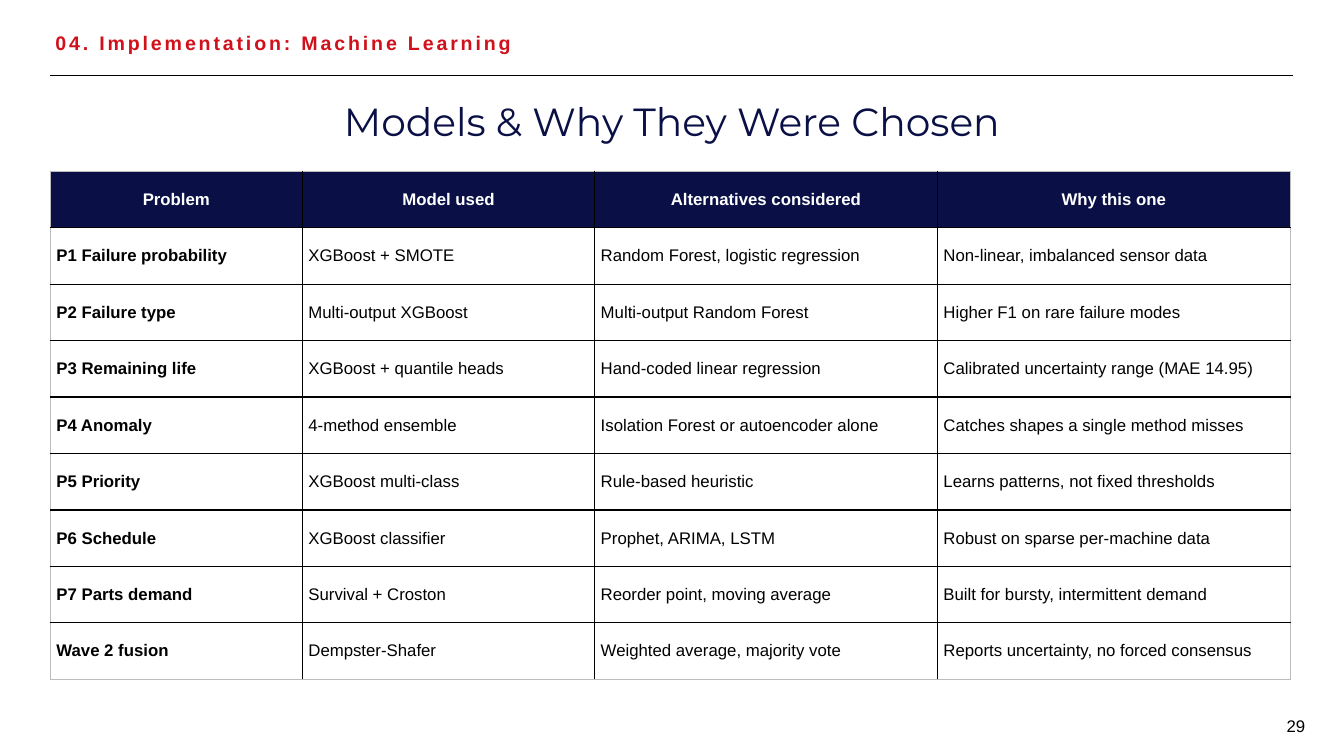
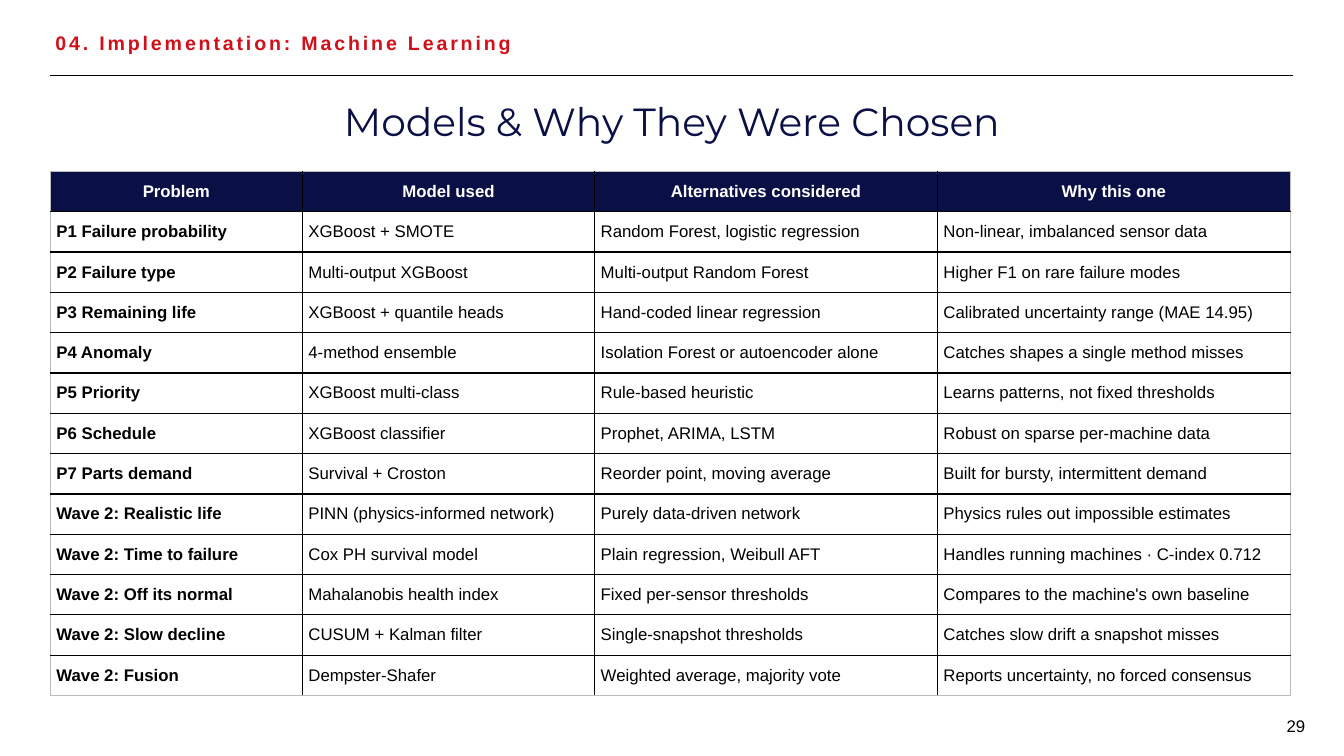
Before and after one commit to hamzAmbarki2/EAMSagemCOm, a slide deck: slide 29 of presentation/technical_defense_final_v2.pptx. Drawn at 1344x756 pixels with LibreOffice and Linux fonts; fonts in the diff are those of the drawing. Boxes give left, top, right and bottom in pixels: in the first picture for what was removed or moved away, otherwise in the second. Text is boxed around its words. In the diff, an @@ line names an element or a change of style, - is before the commit and + after.

```diff
--- a/presentation/technical_defense_final_v2.pptx
+++ b/presentation/technical_defense_final_v2.pptx
@@ table at [50, 171, 1291, 696] @@
-row 9: Wave 2 fusion | Dempster-Shafer | Weighted average, majority vote | Reports uncertainty, no forced consensus
+row 9: Wave 2: Realistic life | PINN (physics-informed network) | Purely data-driven network | Physics rules out impossible estimates
+row 10: Wave 2: Time to failure | Cox PH survival model | Plain regression, Weibull AFT | Handles running machines · C-index 0.712
+row 11: Wave 2: Off its normal | Mahalanobis health index | Fixed per-sensor thresholds | Compares to the machine's own baseline
+row 12: Wave 2: Slow decline | CUSUM + Kalman filter | Single-snapshot thresholds | Catches slow drift a snapshot misses
+row 13: Wave 2: Fusion | Dempster-Shafer | Weighted average, majority vote | Reports uncertainty, no forced consensus
```
Also in this commit, not shown: 1 other slide changed.
